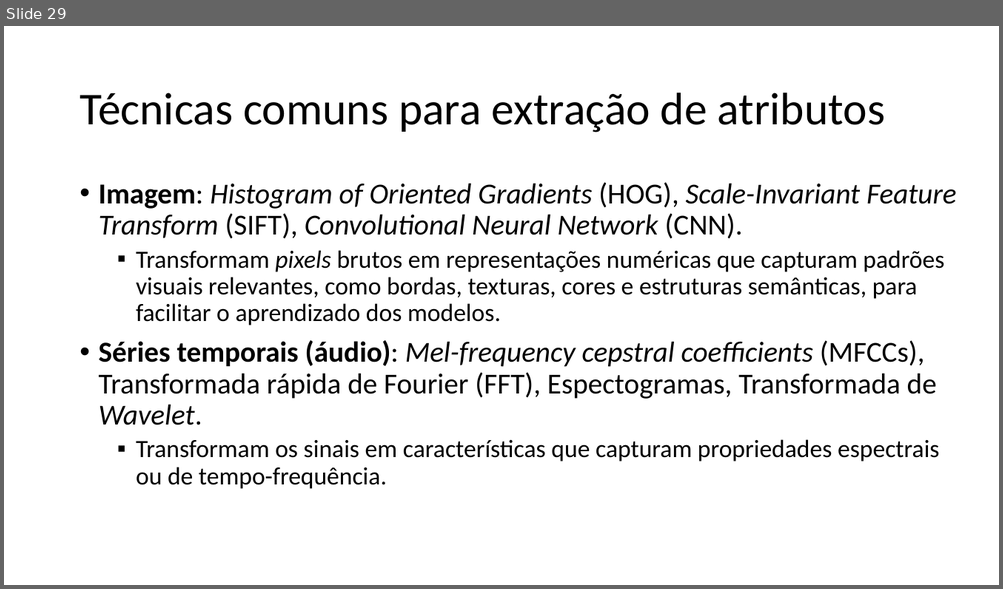
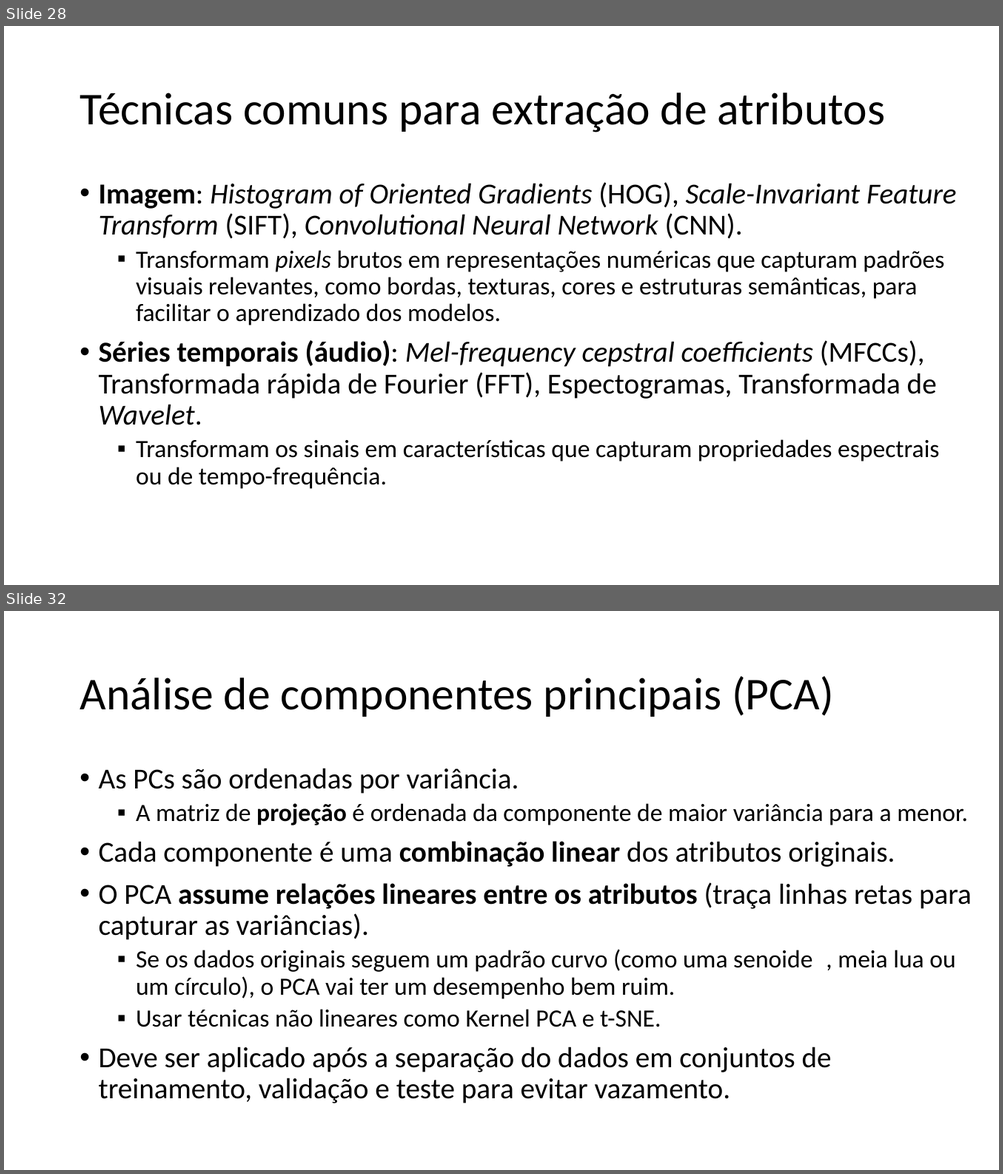
Before and after one commit to zz4fap/c24_inteligencia_artificial, a slide deck: slides/C24_Transformações.pptx. Shown one above the other, each under a label of ours: slide 29 before the commit, slides 28 and 32 after it; the slides between them are not shown. The pictures are 1003x589 and 1003x1174 pixels, drawn with LibreOffice and Linux fonts; fonts in the diff are those of the drawing. Boxes give left, top, right and bottom in pixels: in the first picture for what was removed or moved away, otherwise in the second. Text is boxed around its words. In the diff, an @@ line names an element or a change of style, - is before the commit and + after.

```diff
--- a/slides/C24_Transformações.pptx
+++ b/slides/C24_Transformações.pptx
@@ slide 32 added at (4,611,999,1170), background #FFFFFF @@
@@ title added at (79,676,834,717), 44 pt, text #000000 @@
+Análise de componentes principais (PCA)
@@ text added at (99,768,971,1104), 28 pt, text #000000 @@
+• As PCs são ordenadas por variância.
+  ▪ A matriz de projeção é ordenada da componente de maior variância para a menor.
+• Cada componente é uma combinação linear dos atributos originais.
+• O PCA assume relações lineares entre os atributos (traça linhas retas para capturar as variâncias).
+  ▪ Se os dados originais seguem um padrão curvo (como uma senoide , meia lua ou um círculo), o PCA vai ter um desempenho bem ruim.
+  ▪ Usar técnicas não lineares como Kernel PCA e t-SNE.
+• Deve ser aplicado após a separação do dados em conjuntos de treinamento, validação e teste para evitar vazamento.
@@ what was slide 29 is now slide 28 @@
```
Also in this commit, not shown: 1 slide changed, 5 other slides added, 5 slides removed.
